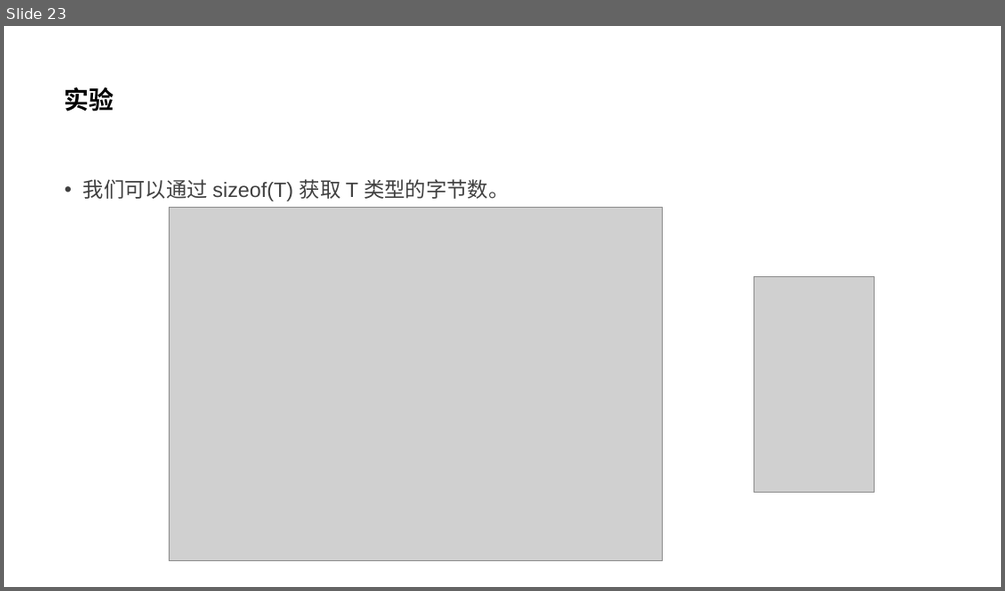
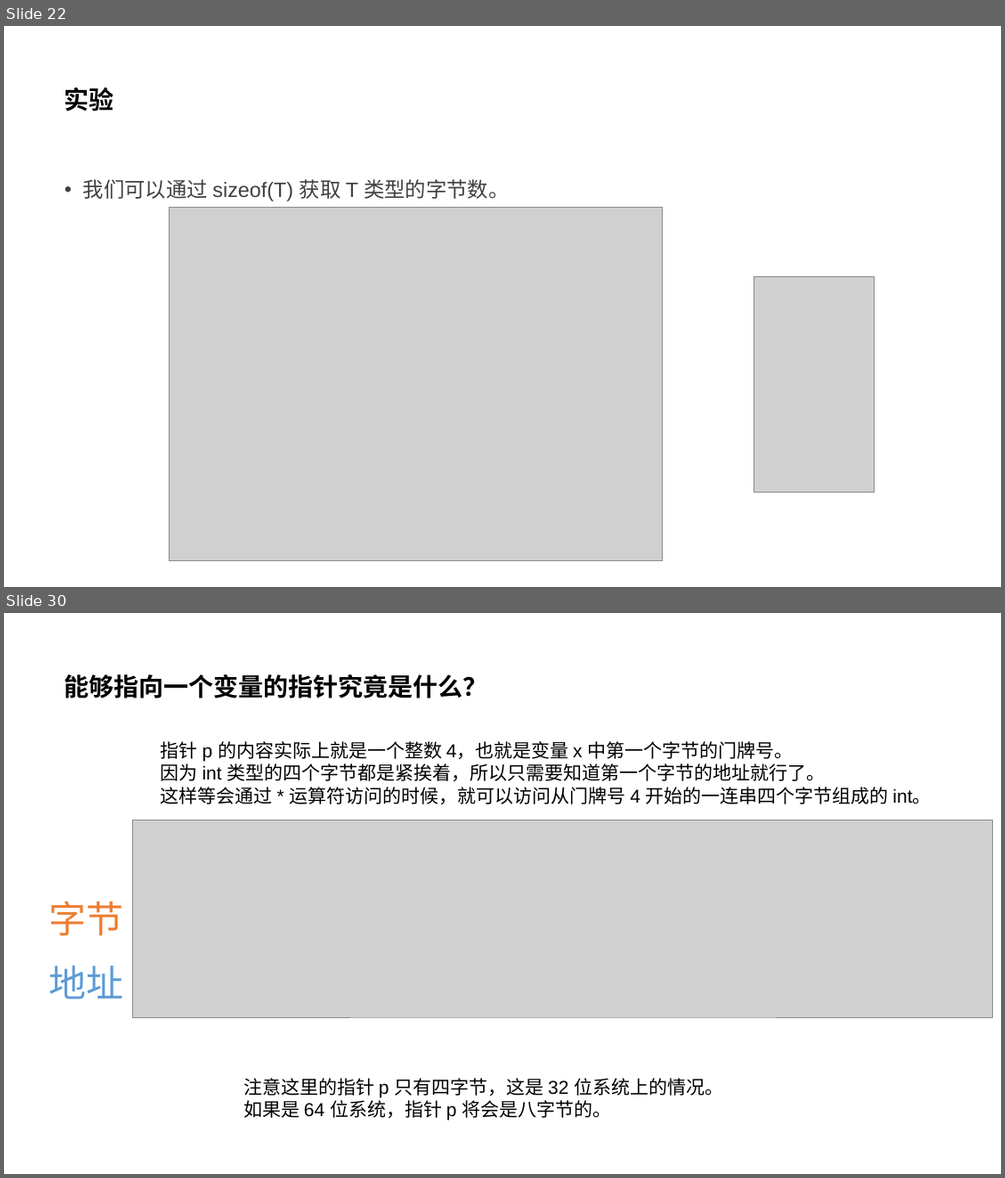
Before and after one commit to parallel101/course, a slide deck: 12/slides.pptx. Shown one above the other, each under a label of ours: slide 23 before the commit, slides 22 and 30 after it; the slides between them are not shown. The pictures are 1005x591 and 1005x1178 pixels, drawn with LibreOffice and Linux fonts; fonts in the diff are those of the drawing; grey boxes stand for pictures. Boxes give left, top, right and bottom in pixels: in the first picture for what was removed or moved away, otherwise in the second. Text is boxed around its words. In the diff, an @@ line names an element or a change of style, - is before the commit and + after.

```diff
--- a/12/slides.pptx
+++ b/12/slides.pptx
@@ slide 30 added at (x1=4, y1=613, x2=1001, y2=1174), background #FFFFFF @@
@@ title added at (x1=65, y1=674, x2=488, y2=698), 24 pt, text #000000, bold @@
+能够指向一个变量的指针究竟是什么？
@@ text added at (x1=161, y1=741, x2=930, y2=804), 18 pt, text #000000 @@
+指针 p 的内容实际上就是一个整数 4，也就是变量 x 中第一个字节的门牌号。
+因为 int 类型的四个字节都是紧挨着，所以只需要知道第一个字节的地址就行了。
+这样等会通过 * 运算符访问的时候，就可以访问从门牌号 4 开始的一连串四个字节组成的 int。
@@ picture added at (x1=133, y1=819, x2=994, y2=1017) @@
@@ text added at (x1=48, y1=900, x2=123, y2=936), 36 pt, text #ED7D31 @@
+字节
@@ text added at (x1=48, y1=965, x2=123, y2=999), 36 pt, text #5B9BD5 @@
+地址
@@ text added at (x1=243, y1=1078, x2=723, y2=1119), 18 pt, text #000000 @@
+注意这里的指针 p 只有四字节，这是 32 位系统上的情况。
+如果是 64 位系统，指针 p 将会是八字节的。
@@ what was slide 23 is now slide 22 @@
```
Also in this commit, not shown: 1 slide changed, 9 other slides added, 1 slide removed, 13 other files.
